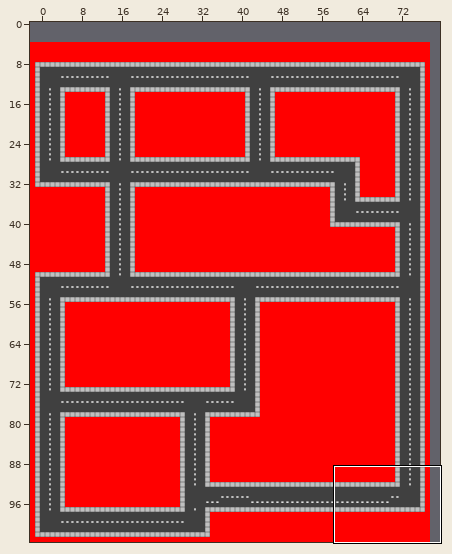
Two states of a Tiled map, taxi-test/android/assets/Maps/prototype.tmx. The picture above shows the old version from afar; the outline marks the close-up.
Close-up. Earlier state:
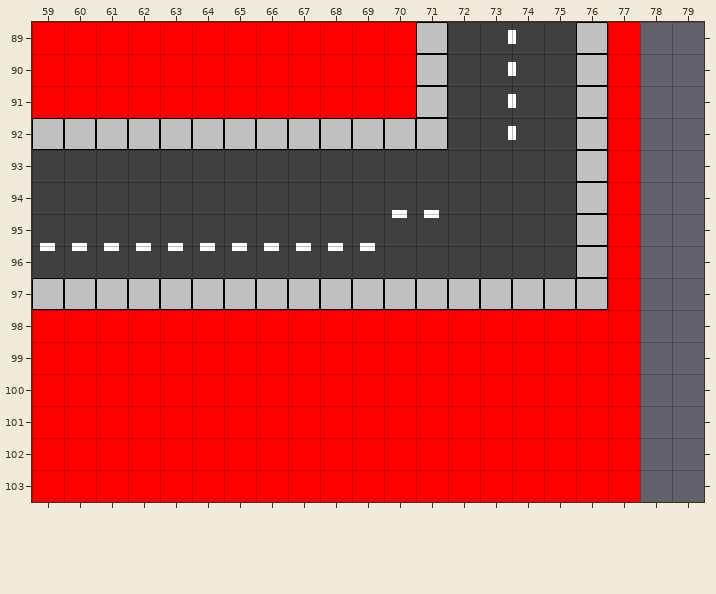
Cells are 32x32 px. Shown: x 59..79, y 89..103. The commit also changed other parts of the map, which this record leaves out. Tiles whose own drawing changed are shown in their newer look in all pictures. The old version is drawn lined up with the new one.
The result:
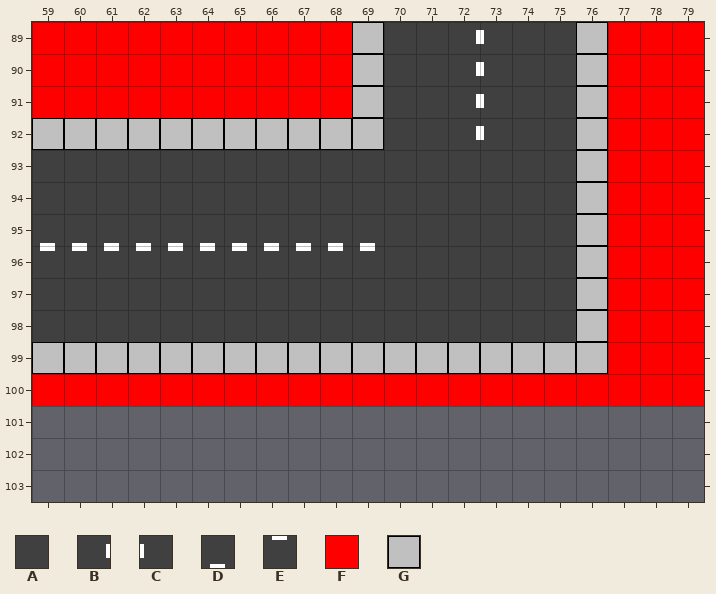
Key: from "Road-Aidan": A 32, B 35, C 36, D 64, E 96, F 103, G 192.
_ is an empty cell, . an unchanged one.
The edit:
map size 80x100 -> 80x101 cells (old content now starts at -2,4; both pictures use the new coordinates)
--- layer "Road"
@@ x 70..74 @@
- 89 __ABC
- 90 __ABC
- 91 __ABC
- 92 __ABC
+ 89 AABCA
+ 90 AABCA
+ 91 AABCA
+ 92 AABCA
@@ x 70..71 @@
- 94 DD
- 95 EE
+ 94 AA
+ 95 AA
@@ x 59..75 @@
- 97 _________________
- 98 _________________
+ 97 AAAAAAAAAAAAAAAAA
+ 98 AAAAAAAAAAAAAAAAA
--- layer "Pavement"
@@ x 69..71 @@
- 89 _.G
- 90 _.G
- 91 _.G
- 92 .GG
+ 89 G._
+ 90 G._
+ 91 G._
+ 92 .__
@@ x 59..76 @@
- 97 GGGGGGGGGGGGGGGGG.
- 98 ................._
- 99 __________________
+ 97 _________________.
+ 98 .................G
+ 99 GGGGGGGGGGGGGGGGGG
--- layer "Buildings"
@@ x 59..79 @@
- 89 ..........FF.......__
- 90 ..........FF.......__
- 91 ..........FF.......__
- 92 ...................__
- 93 ...................__
- 94 ...................__
- 95 ...................__
- 96 ...................__
- 97 ...................__
- 98 FFFFFFFFFFFFFFFFFF.__
- 99 FFFFFFFFFFFFFFFFFF.__
-100 ...................__
-101 FFFFFFFFFFFFFFFFFFF..
-102 FFFFFFFFFFFFFFFFFFF..
-103 FFFFFFFFFFFFFFFFFFF..
+ 89 ..........__.......FF
+ 90 ..........__.......FF
+ 91 ..........__.......FF
+ 92 ...................FF
+ 93 ...................FF
+ 94 ...................FF
+ 95 ...................FF
+ 96 ...................FF
+ 97 ...................FF
+ 98 __________________.FF
+ 99 __________________.FF
+100 ...................FF
+101 ___________________..
+102 ___________________..
+103 ___________________..
Pixel boxes of the changes (left, top, right, bottom) in both close-ups:
changed: (32, 22, 704, 502)
